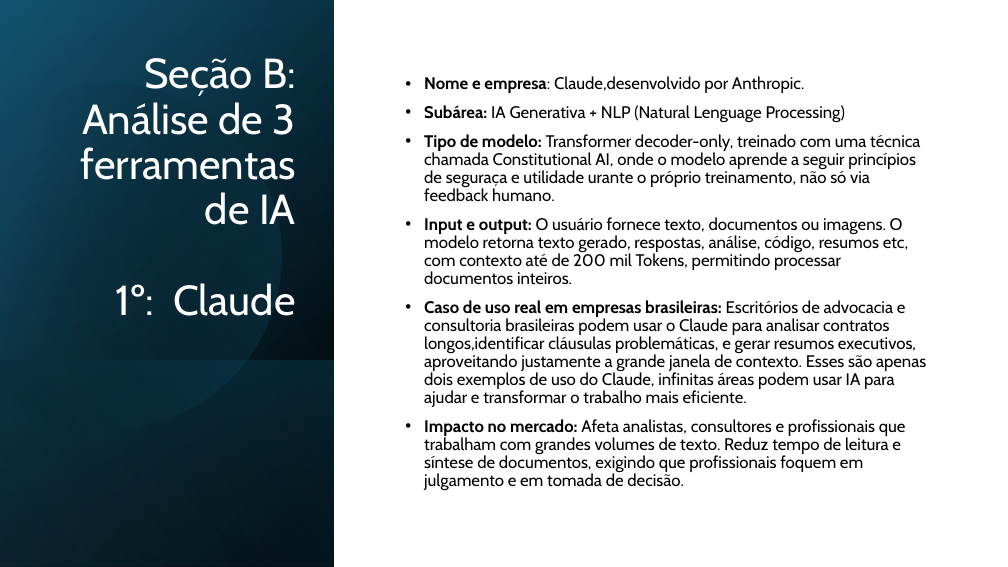
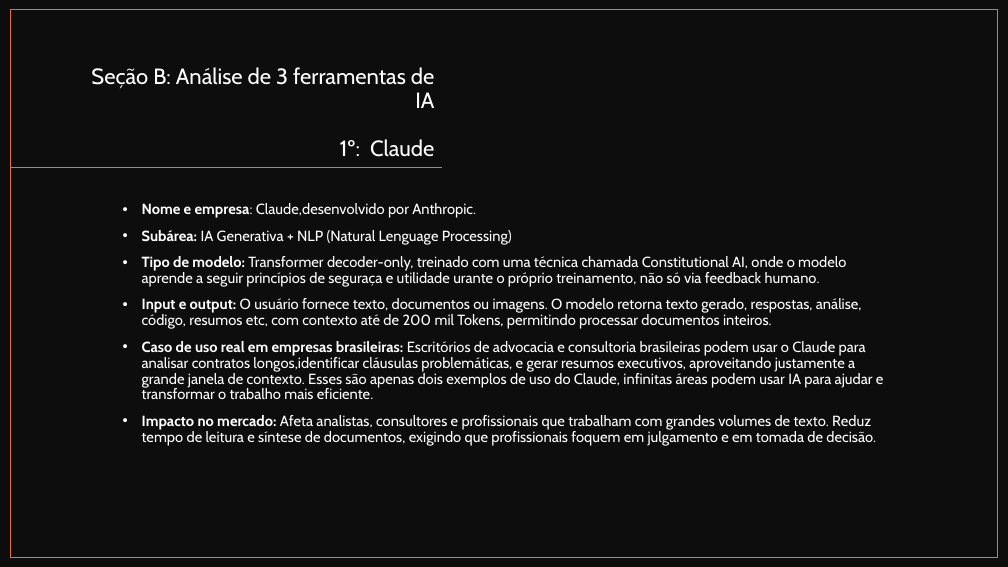
Before and after one commit to VictorManzini/Prompt-e-Intelig-ncia-Artificial-, a slide deck: slide 3 of semestre1/CP1/CP1.VictorManzini.pptx. Drawn at 1008x567 pixels with LibreOffice and Linux fonts; fonts in the diff are those of the drawing. Boxes give left, top, right and bottom in pixels: in the first picture for what was removed or moved away, otherwise in the second. Text is boxed around its words. In the diff, an @@ line names an element or a change of style, - is before the commit and + after.

```diff
--- a/semestre1/CP1/CP1.VictorManzini.pptx
+++ b/semestre1/CP1/CP1.VictorManzini.pptx
@@ rectangle at bbox=[0, 0, 1008, 567]: fill #FFFFFF to #0D0D0D @@
@@ rectangle removed at bbox=[0, 0, 334, 567] @@
@@ rectangle removed at bbox=[0, 1, 334, 567] @@
@@ rectangle removed at bbox=[0, 0, 334, 566] @@
@@ rectangle added at bbox=[11, 10, 998, 558], outline #E97132 1 pt @@
@@ freeform shape removed at bbox=[0, 42, 323, 464] @@
@@ title "Seção B: Análise de 3 ...": place and size @@
-title "Seção B: Análise de 3 ..." at bbox=[81, 58, 296, 316]
+title "Seção B: Análise de 3 ..." at bbox=[91, 67, 435, 157]
@@ title "Seção B: Análise de 3 ..." at bbox=[91, 67, 435, 157]: size 40 to 21 pt @@
@@ line added from (442, 168) to (11, 168), #E97132 1 pt @@
@@ text "Nome e empresa: Claude,desenvolvido por ...": place and size @@
-text "Nome e empresa: Claude,desenvolvido por ..." at bbox=[424, 76, 926, 491]
+text "Nome e empresa: Claude,desenvolvido por ..." at bbox=[142, 203, 884, 446]
@@ text "Nome e empresa: Claude,desenvolvido por ..." at bbox=[142, 203, 884, 446]: size 16 to 14 pt, text colour #000000 to #FFFFFF; vertical alignment middle to top @@
@@ rectangle removed at bbox=[0, 360, 334, 567] @@
```
Also in this commit, not shown: 12 other slides changed, 3 slides added, 1 other file.
